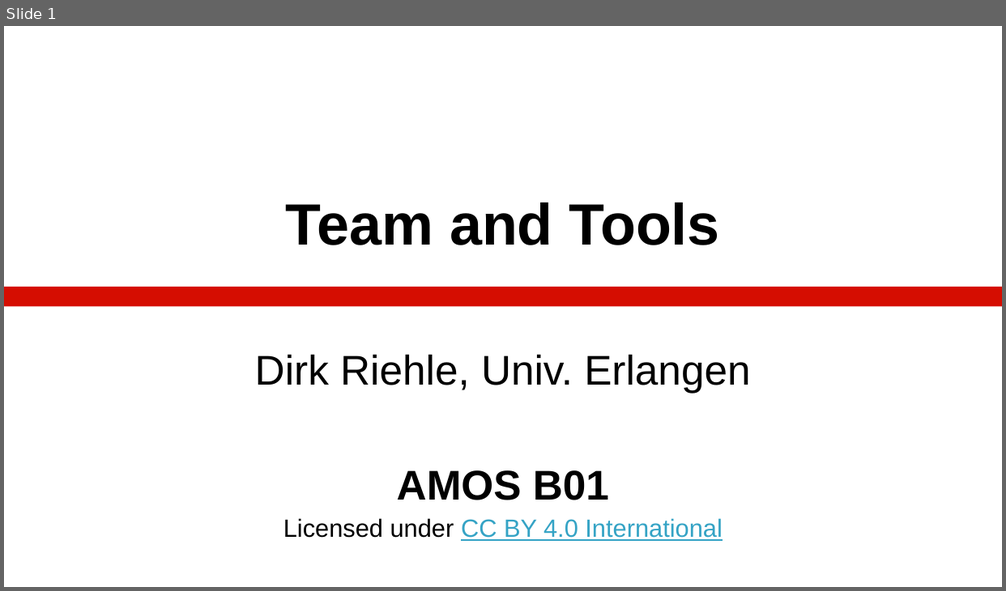
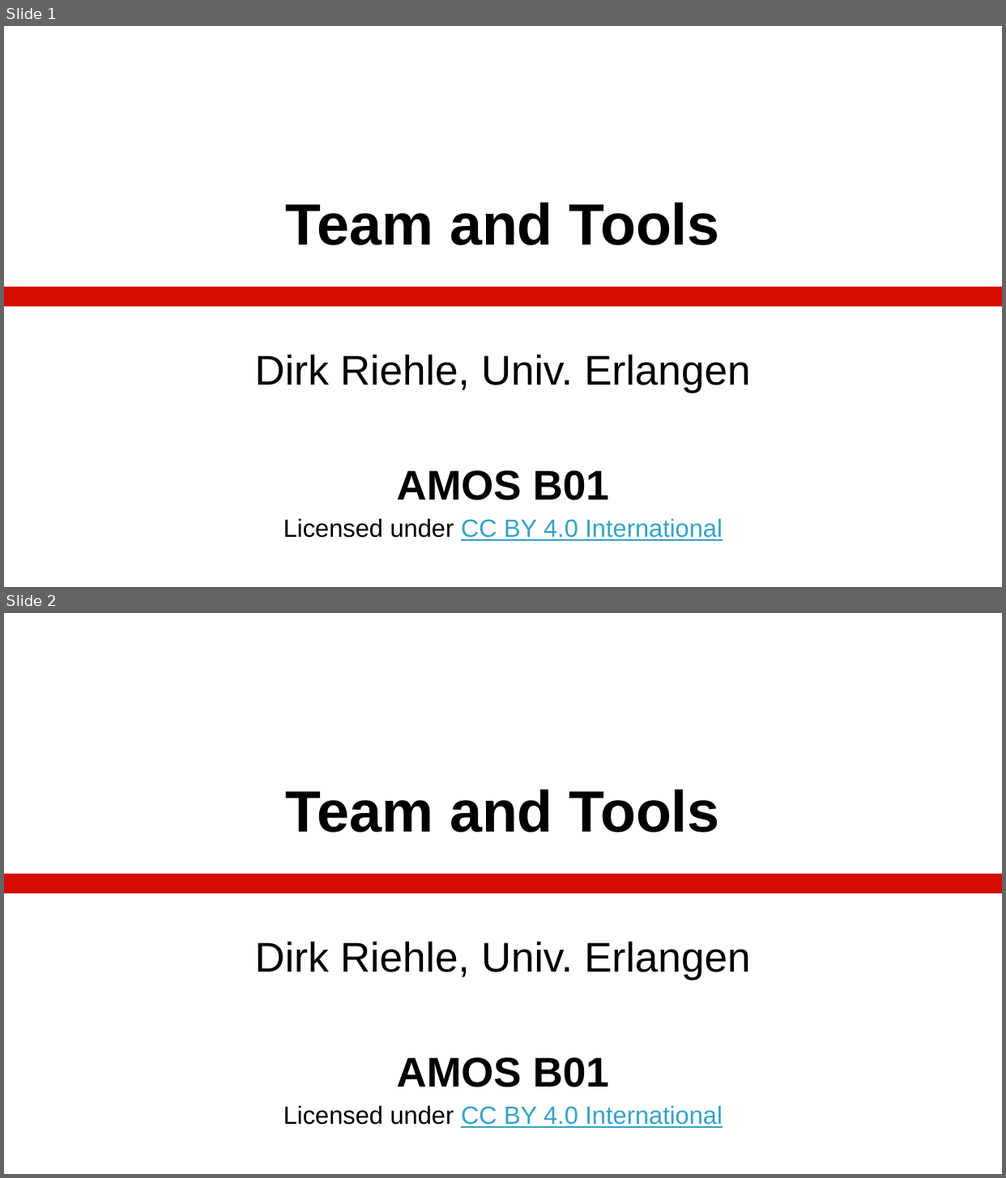
Before and after one commit to dirkriehle/amos-course, a slide deck: Lecture slides/AMOS B01 - Team and Tools.pptx. Shown one above the other, each under a label of ours: slide 1 before the commit, slides 1 and 2 after it. The pictures are 1006x591 and 1006x1178 pixels, drawn with LibreOffice and Linux fonts; fonts in the diff are those of the drawing. Boxes give left, top, right and bottom in pixels: in the first picture for what was removed or moved away, otherwise in the second. Text is boxed around its words. In the diff, an @@ line names an element or a change of style, - is before the commit and + after.

```diff
--- a/Lecture slides/AMOS B01 - Team and Tools.pptx
+++ b/Lecture slides/AMOS B01 - Team and Tools.pptx
@@ slide 2 added at (4, 613, 1002, 1174), background #FFFFFF; not listed: 1 template element that a slide beside it also shows @@
@@ title added at (286, 790, 720, 833), 42 pt, text #000000, bold @@
+Team and Tools
@@ subtitle added at (255, 941, 750, 1128), 18 pt, text #000000 @@
+Dirk Riehle, Univ. Erlangen
+AMOS B01
+Licensed under CC BY 4.0 International
```
Also in this commit, not shown: 15 other files.
